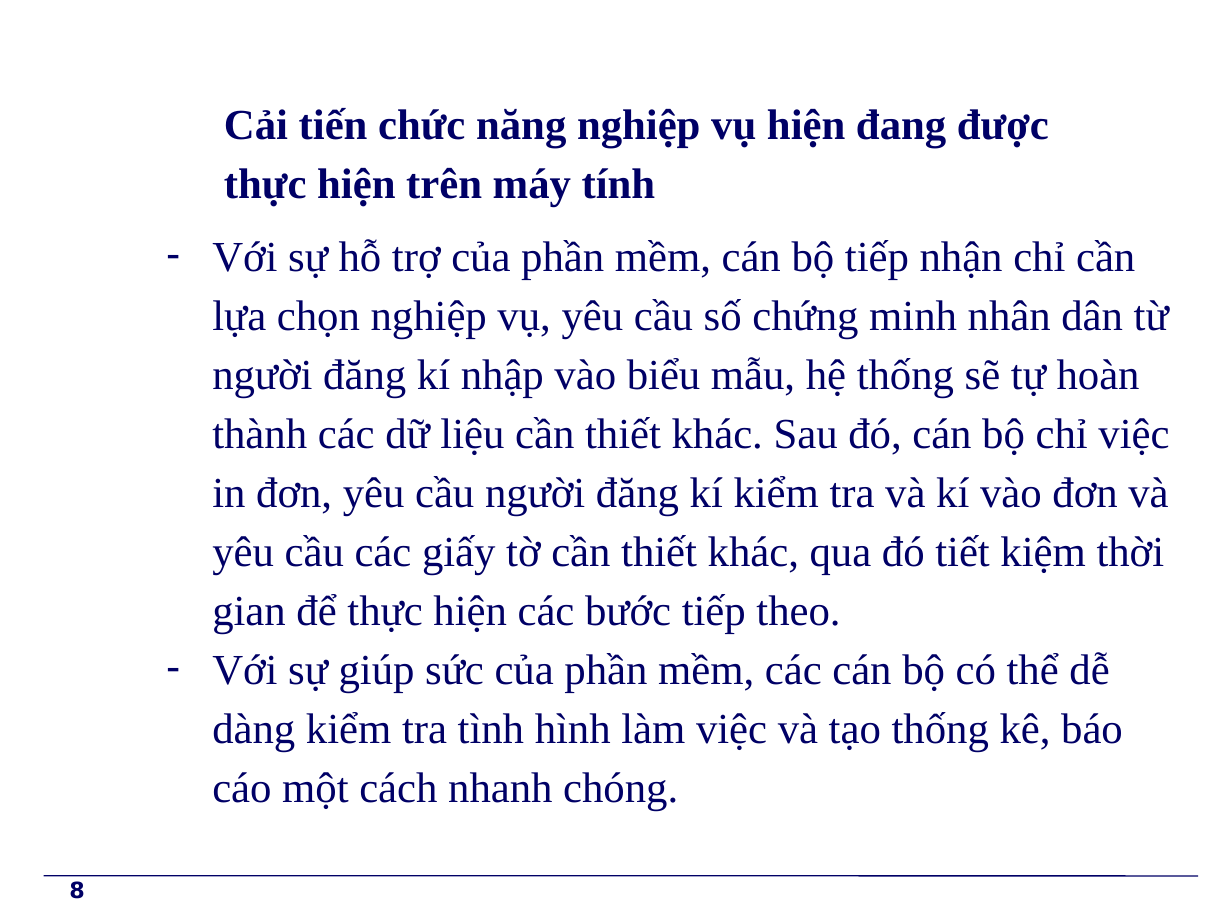
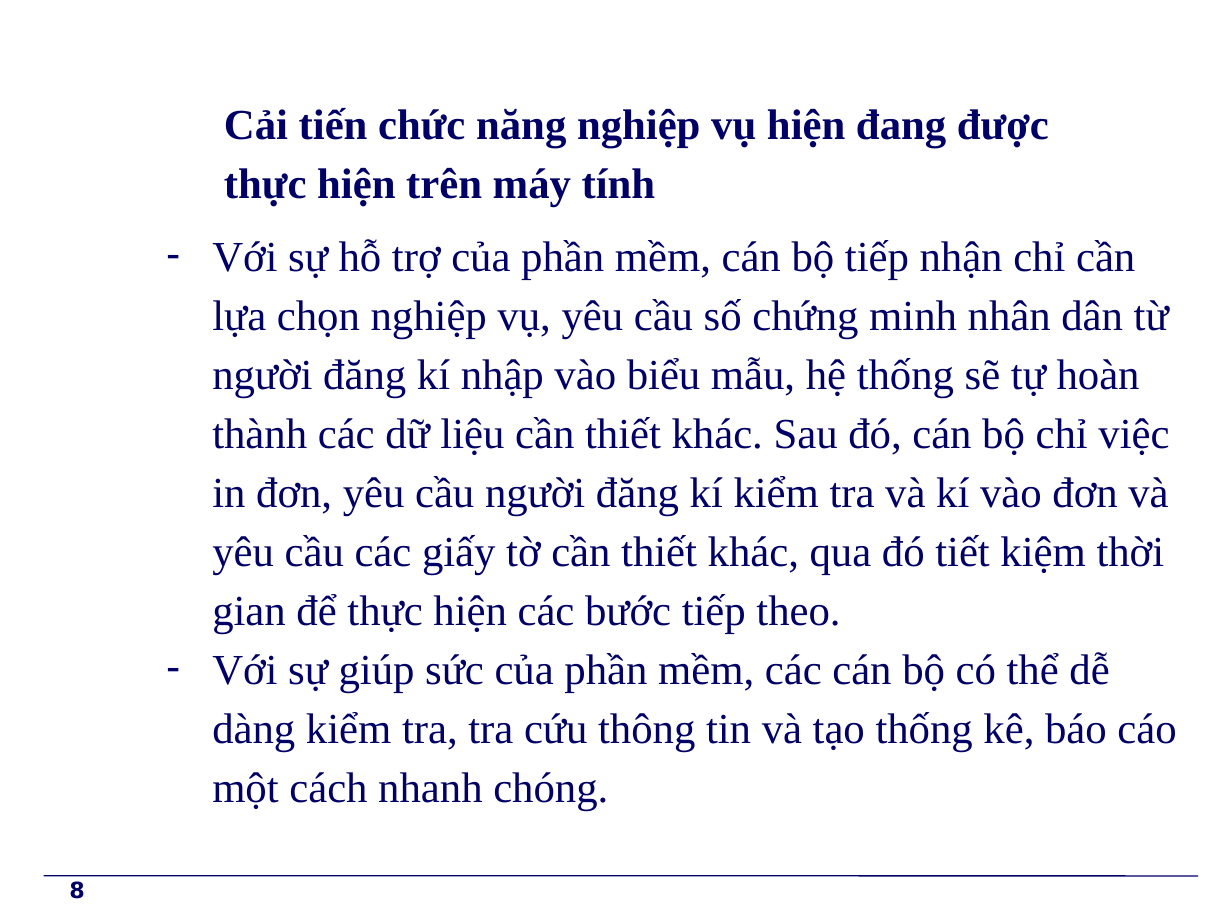
Before and after one commit to bdtren/SE100.J11_DTTV_QLHoKhau, a slide deck: slide 8 of Thu Muc Bao Cao/Báo Cáo Đề Tài.pptx. Drawn at 1232x924 pixels with LibreOffice and Linux fonts; fonts in the diff are those of the drawing; background and template pictures are left out. Boxes give left, top, right and bottom in pixels: in the first picture for what was removed or moved away, otherwise in the second. Text is boxed around its words. In the diff, an @@ line names an element or a change of style, - is before the commit and + after.

Commit message:
Cập nhật một số thông tin báo cáo, giao diện

```diff
--- a/Thu Muc Bao Cao/Báo Cáo Đề Tài.pptx
+++ b/Thu Muc Bao Cao/Báo Cáo Đề Tài.pptx
@@ text at [212, 652, 1176, 810]: text changed @@
-– Với sự giúp sức của phần mềm, các cán bộ có thể dễ dàng kiểm tra tình hình làm việc và tạo thống kê, báo cáo một cách nhanh chóng.
+– Với sự giúp sức của phần mềm, các cán bộ có thể dễ dàng kiểm tra, tra cứu thông tin và tạo thống kê, báo cáo một cách nhanh chóng.
```
Also in this commit, not shown: 2 other slides changed, 26 other files.
